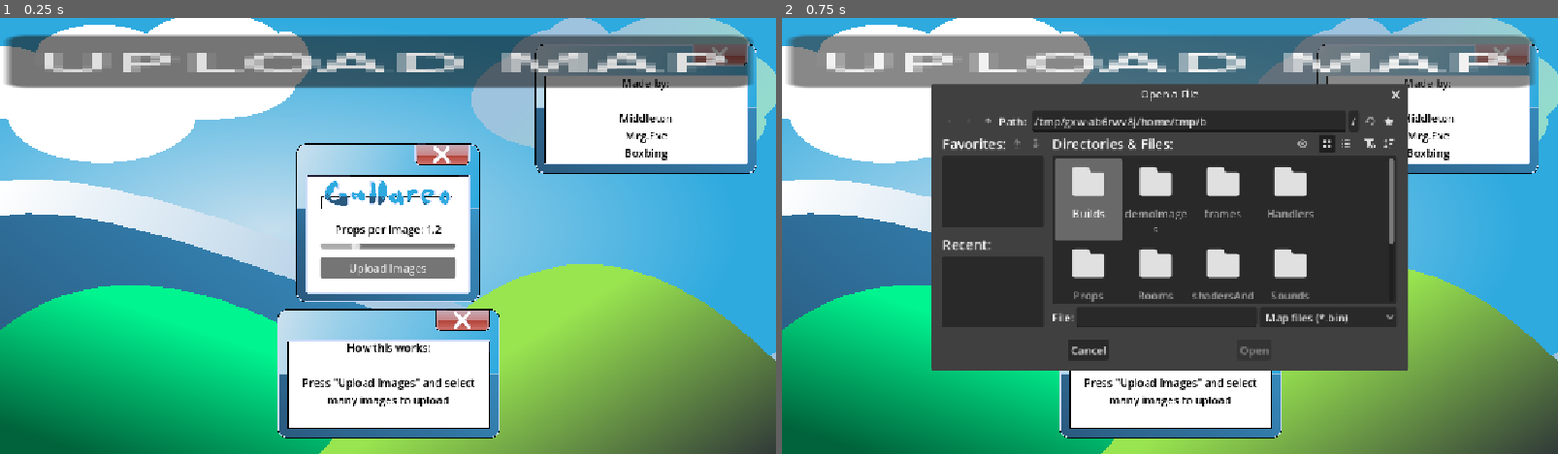
Above: before the commit, frames 1-2 (left to right).
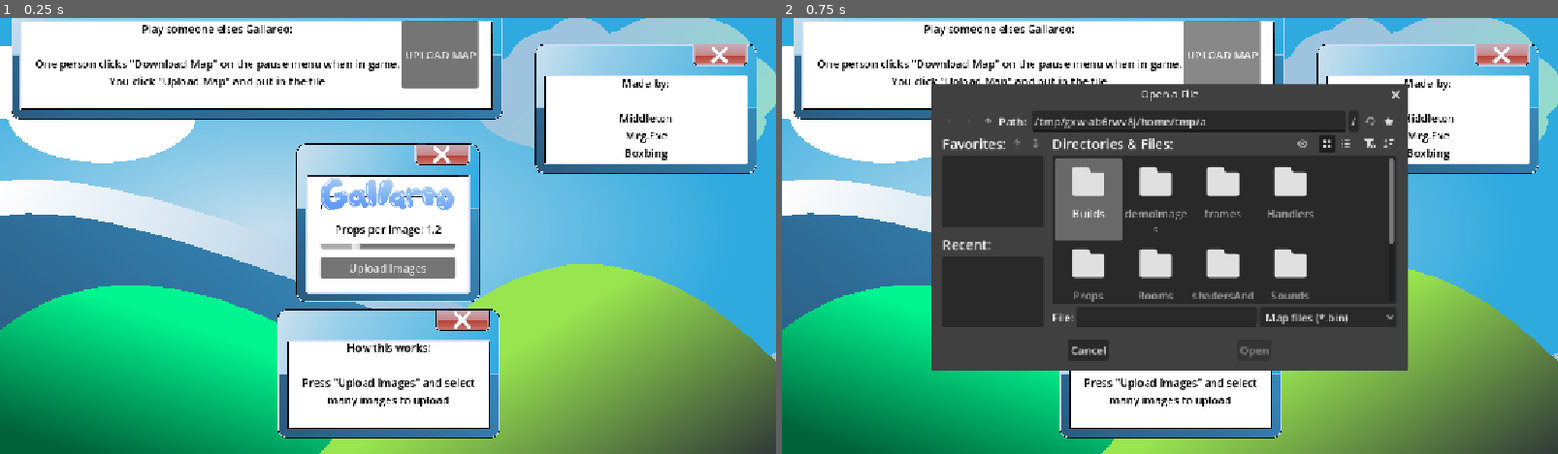
Above: after the commit, the same moments.

Repository: Morogox/Fall2026-HackNC
Game: Godot game, scene res://ui/fileUpload.tscn
The game is run twice, just before and just after one commit, with the same random seed, the same clock (stepped at 60 frames per second) and the same inputs.
Inputs:
- Up to frame 1 (0.25 s): no input
- Up to frame 2 (0.75 s): click "UPLOAD MAP" at 0.5 s

The runs differ from the first frame. In frame 1, 17% of the frame differs, in the area x 0-98%, y 0-44%; in frame 2, 13%.

Commit message:
Stylized the buttons

Diff:
--- a/pause_menu.tscn
+++ b/pause_menu.tscn
@@ -1,17 +1,20 @@
 [gd_scene format=3 uid="uid://cms3y1ko722x"]
 
 [ext_resource type="Script" uid="uid://23urg2u42xoa" path="res://pause_menu.gd" id="1_hdmo1"]
+[ext_resource type="Texture2D" uid="uid://u7kksjsx65wx" path="res://SpritesGame/Frutiger Areo Background Gradient.png" id="2_2nc7s"]
 [ext_resource type="Script" uid="uid://csxg5uf2p2lc8" path="res://volume_slider.gd" id="2_nwcfo"]
 [ext_resource type="Script" uid="uid://dblsfjhdyu5n5" path="res://ui/file_download_and_encoder.gd" id="3_05uyy"]
+[ext_resource type="Texture2D" uid="uid://cf8ct6nvirj87" path="res://SpritesGame/Frutiger Areo Window Gradient.png" id="3_p81d2"]
 
 [node name="pause_menu" type="CanvasLayer" unique_id=931508829]
 process_mode = 3
 script = ExtResource("1_hdmo1")
 
-[node name="ColorRect" type="ColorRect" parent="." unique_id=653582996]
+[node name="ColorRect" type="TextureRect" parent="." unique_id=1544490778]
+self_modulate = Color(1, 1, 1, 0.19607843)
 offset_right = 1200.0
 offset_bottom = 700.0
-color = Color(0.44313726, 0.44313726, 0.44313726, 0.44313726)
+texture = ExtResource("2_2nc7s")
 
 [node name="CenterContainer" type="CenterContainer" parent="ColorRect" unique_id=939414857]
 layout_mode = 1
@@ -43,10 +46,49 @@
 [node name="Spacer" type="Label" parent="ColorRect/CenterContainer/VBoxContainer" unique_id=1605256093]
 layout_mode = 2
 
-[node name="Button" type="Button" parent="ColorRect/CenterContainer/VBoxContainer" unique_id=50258502]
+[node name="Tutorial" type="MarginContainer" parent="ColorRect" unique_id=599974041]
+layout_mode = 0
+offset_left = 405.0
+offset_top = -29.0
+offset_right = 768.0
+offset_bottom = 163.0
+
+[node name="NinePatchRect" type="NinePatchRect" parent="ColorRect/Tutorial" unique_id=740966228]
+layout_mode = 2
+offset_transform_enabled = true
+texture = ExtResource("3_p81d2")
+patch_margin_left = 96
+patch_margin_top = 96
+patch_margin_right = 96
+patch_margin_bottom = 96
+
+[node name="CenterContainer" type="CenterContainer" parent="ColorRect/Tutorial" unique_id=443515476]
+layout_mode = 2
+
+[node name="HBoxContainer2" type="HBoxContainer" parent="ColorRect/Tutorial/CenterContainer" unique_id=1639987601]
+layout_mode = 2
+
+[node name="Spacer2" type="Label" parent="ColorRect/Tutorial/CenterContainer/HBoxContainer2" unique_id=1671233041]
+custom_minimum_size = Vector2(32, 0)
+layout_mode = 2
+
+[node name="Tutorial Text" type="Label" parent="ColorRect/Tutorial/CenterContainer/HBoxContainer2" unique_id=826535640]
+modulate = Color(0, 0, 0, 1)
+layout_mode = 2
+text = "How this works:
+Press \"Download File\"
+Name it something
+Send it to a friend!"
+horizontal_alignment = 1
+
+[node name="Button" type="Button" parent="ColorRect/Tutorial/CenterContainer/HBoxContainer2" unique_id=50258502]
 layout_mode = 2
 text = "Download File"
 script = ExtResource("3_05uyy")
 
+[node name="Spacer" type="Label" parent="ColorRect/Tutorial/CenterContainer/HBoxContainer2" unique_id=1511249830]
+custom_minimum_size = Vector2(32, 0)
+layout_mode = 2
+
 [connection signal="value_changed" from="ColorRect/CenterContainer/VBoxContainer/volume" to="ColorRect/CenterContainer/VBoxContainer/volume" method="_on_value_changed"]
-[connection signal="pressed" from="ColorRect/CenterContainer/VBoxContainer/Button" to="ColorRect/CenterContainer/VBoxContainer/Button" method="download_map"]
+[connection signal="pressed" from="ColorRect/Tutorial/CenterContainer/HBoxContainer2/Button" to="ColorRect/Tutorial/CenterContainer/HBoxContainer2/Button" method="download_map"]
--- a/ui/fileUpload.tscn
+++ b/ui/fileUpload.tscn
@@ -2,7 +2,7 @@
 
 [ext_resource type="Script" uid="uid://bky2lvk6th4hf" path="res://ui/file_upload.gd" id="1_pbrm2"]
 [ext_resource type="Texture2D" uid="uid://cf8ct6nvirj87" path="res://SpritesGame/Frutiger Areo Window Gradient.png" id="2_wnu4c"]
-[ext_resource type="Texture2D" uid="uid://g741d7agdxg4" path="res://SpritesGame/Gallareo logo but it looks horrible because I've been up for 21 hours.png" id="3_jl8xe"]
+[ext_resource type="Texture2D" uid="uid://dynn2dohjyxbx" path="res://SpritesGame/Gallareo logo but it looks great because I've been up for 24 hours.png" id="3_brhtk"]
 [ext_resource type="Script" uid="uid://cyb0he50o58yj" path="res://ui/prop_ratio_slider.gd" id="4_j6u1y"]
 [ext_resource type="Script" uid="uid://bm8mlkqtx488e" path="res://ui/close_game.gd" id="4_jrhxb"]
 [ext_resource type="Texture2D" uid="uid://u7kksjsx65wx" path="res://SpritesGame/Frutiger Areo Background Gradient.png" id="5_qqo6r"]
@@ -47,7 +47,7 @@
 
 [node name="TextureRect" type="TextureRect" parent="Gallareo/CenterContainer/VBoxContainer/HBoxContainer2" unique_id=1937199013]
 layout_mode = 2
-texture = ExtResource("3_jl8xe")
+texture = ExtResource("3_brhtk")
 
 [node name="Spacer" type="Label" parent="Gallareo/CenterContainer/VBoxContainer/HBoxContainer2" unique_id=1394446100]
 custom_minimum_size = Vector2(32, 0)
@@ -229,18 +229,52 @@
 text = "Close"
 script = ExtResource("7_831ql")
 
-[node name="Button" type="Button" parent="." unique_id=184082712]
-offset_left = -428.99997
-offset_top = -160.99998
-offset_right = -315.99997
-offset_bottom = -129.99998
-scale = Vector2(9.760926, 2.5022168)
+[node name="Upload Map" type="MarginContainer" parent="." unique_id=1853465998]
+offset_left = -424.0
+offset_top = -228.0
+offset_right = 306.0
+offset_bottom = -36.0
+
+[node name="NinePatchRect" type="NinePatchRect" parent="Upload Map" unique_id=1160070005]
+layout_mode = 2
+offset_transform_enabled = true
+texture = ExtResource("2_wnu4c")
+patch_margin_left = 96
+patch_margin_top = 96
+patch_margin_right = 96
+patch_margin_bottom = 96
+
+[node name="CenterContainer" type="CenterContainer" parent="Upload Map" unique_id=339377763]
+layout_mode = 2
+
+[node name="HBoxContainer2" type="HBoxContainer" parent="Upload Map/CenterContainer" unique_id=985793008]
+layout_mode = 2
+
+[node name="Spacer2" type="Label" parent="Upload Map/CenterContainer/HBoxContainer2" unique_id=1751725623]
+custom_minimum_size = Vector2(32, 0)
+layout_mode = 2
+
+[node name="Tutorial Text" type="Label" parent="Upload Map/CenterContainer/HBoxContainer2" unique_id=11824080]
+modulate = Color(0, 0, 0, 1)
+layout_mode = 2
+text = "Play someone elses Gallareo:
+
+One person clicks \"Download Map\" on the pause menu when in game.
+You click \"Upload Map\" and put in the file"
+horizontal_alignment = 1
+
+[node name="Button" type="Button" parent="Upload Map/CenterContainer/HBoxContainer2" unique_id=184082712]
+layout_mode = 2
 text = "UPLOAD MAP"
 script = ExtResource("9_brhtk")
+
+[node name="Spacer" type="Label" parent="Upload Map/CenterContainer/HBoxContainer2" unique_id=1199318946]
+custom_minimum_size = Vector2(32, 0)
+layout_mode = 2
 
 [connection signal="value_changed" from="Gallareo/CenterContainer/VBoxContainer/HBoxContainer3/HSlider" to="Gallareo/CenterContainer/VBoxContainer/HBoxContainer3/HSlider" method="_on_value_changed"]
 [connection signal="pressed" from="Gallareo/CenterContainer/VBoxContainer/HBoxContainer/File Upload" to="FileUploadManager" method="_onUploadButtonPress"]
 [connection signal="pressed" from="Close" to="Close" method="_on_pressed"]
 [connection signal="pressed" from="CloseTutorial" to="CloseTutorial" method="_on_pressed"]
 [connection signal="pressed" from="CloseCredits" to="CloseCredits" method="_on_pressed"]
-[connection signal="pressed" from="Button" to="Button" method="load_map"]
+[connection signal="pressed" from="Upload Map/CenterContainer/HBoxContainer2/Button" to="Upload Map/CenterContainer/HBoxContainer2/Button" method="load_map"]
Binary file added: SpritesGame/Gallareo logo but it looks great because I've been up for 24 hours.png
Not shown, added: SpritesGame/Gallareo logo but it looks great because I've been up for 24 hours.png.import
